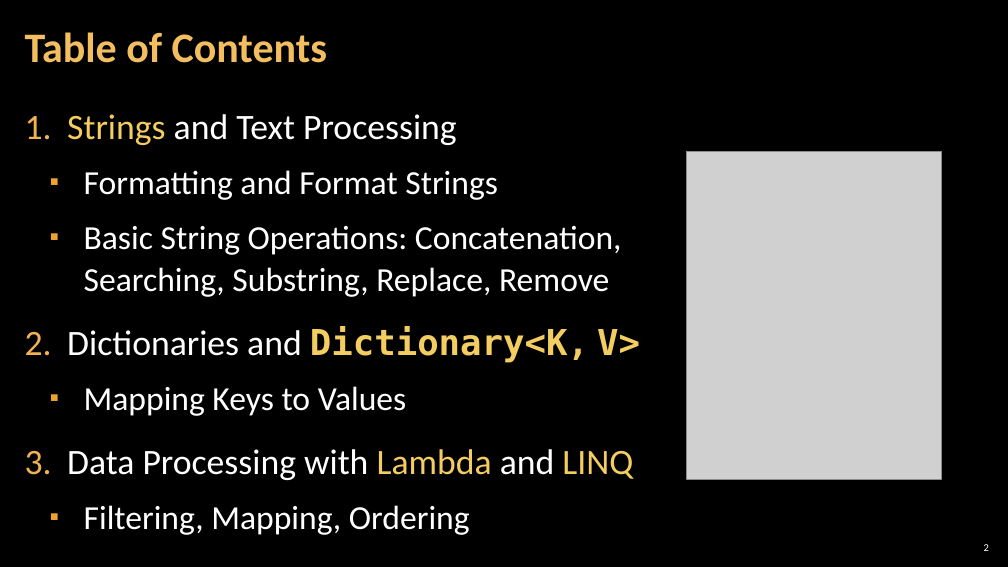
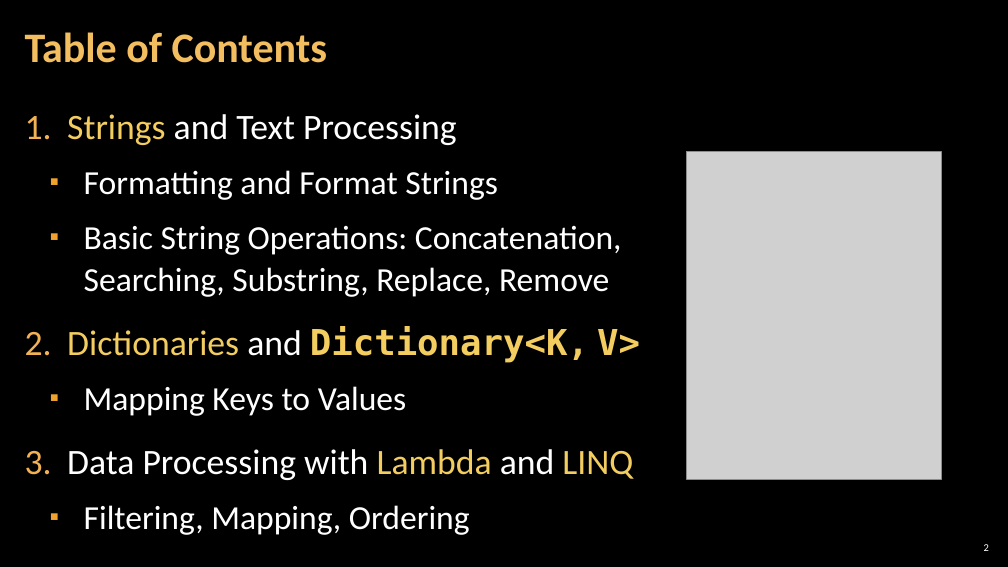
Before and after one commit to RevoRBE/Programming-Fundamentals, a slide deck: slide 2 of 00 Resources/05. Programming-Fundamentals-Strings-Dictionaries-Lambda-and-LINQ.pptx. Drawn at 1008x567 pixels with LibreOffice and Linux fonts; fonts in the diff are those of the drawing; grey boxes stand for pictures; background and template pictures are left out. Boxes give left, top, right and bottom in pixels: in the first picture for what was removed or moved away, otherwise in the second. Text is boxed around its words. In the diff, an @@ line names an element or a change of style, - is before the commit and + after.

```diff
--- a/00 Resources/05. Programming-Fundamentals-Strings-Dictionaries-Lambda-and-LINQ.pptx
+++ b/00 Resources/05. Programming-Fundamentals-Strings-Dictionaries-Lambda-and-LINQ.pptx
@@ text at (x1=67, y1=326, x2=640, y2=363): text colour #FFFFFF to #F3CD60 in "Dictionaries" @@
```
Also in this commit, not shown: 18 other slides changed, 1 slide added, 7 other files.
